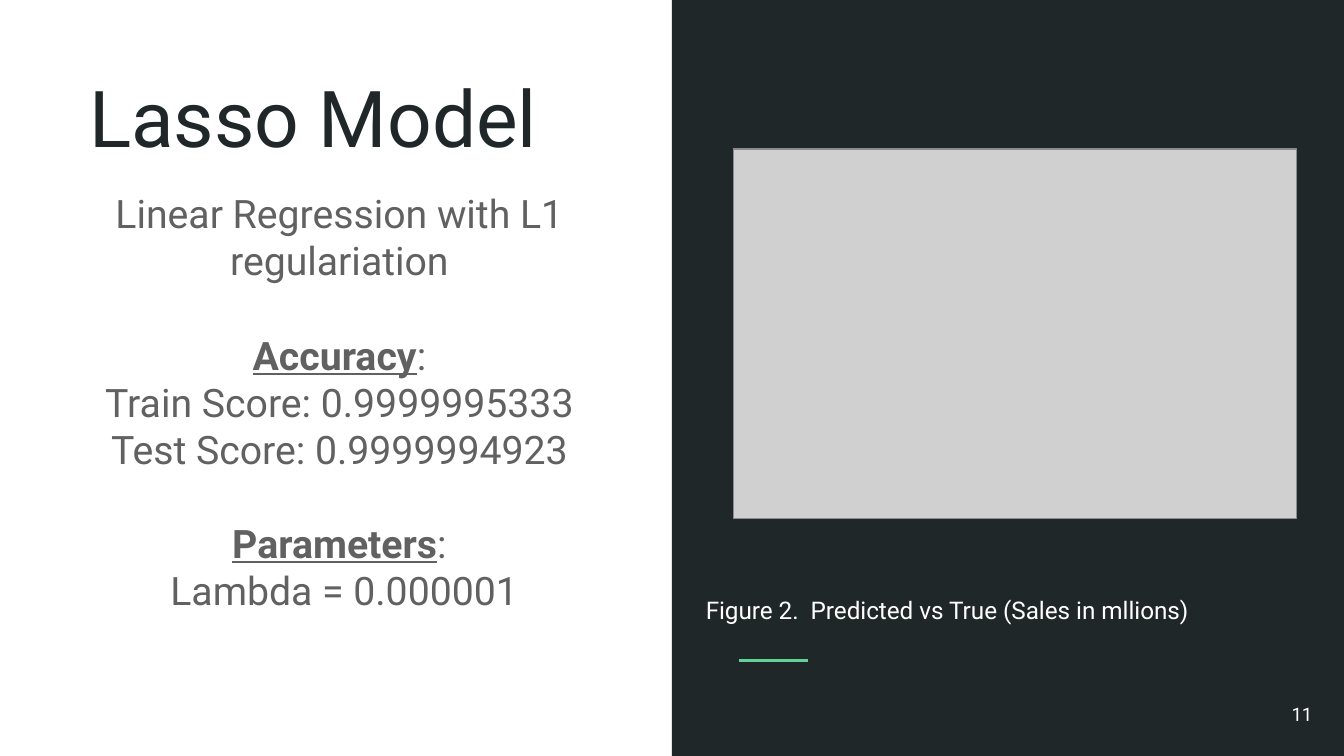
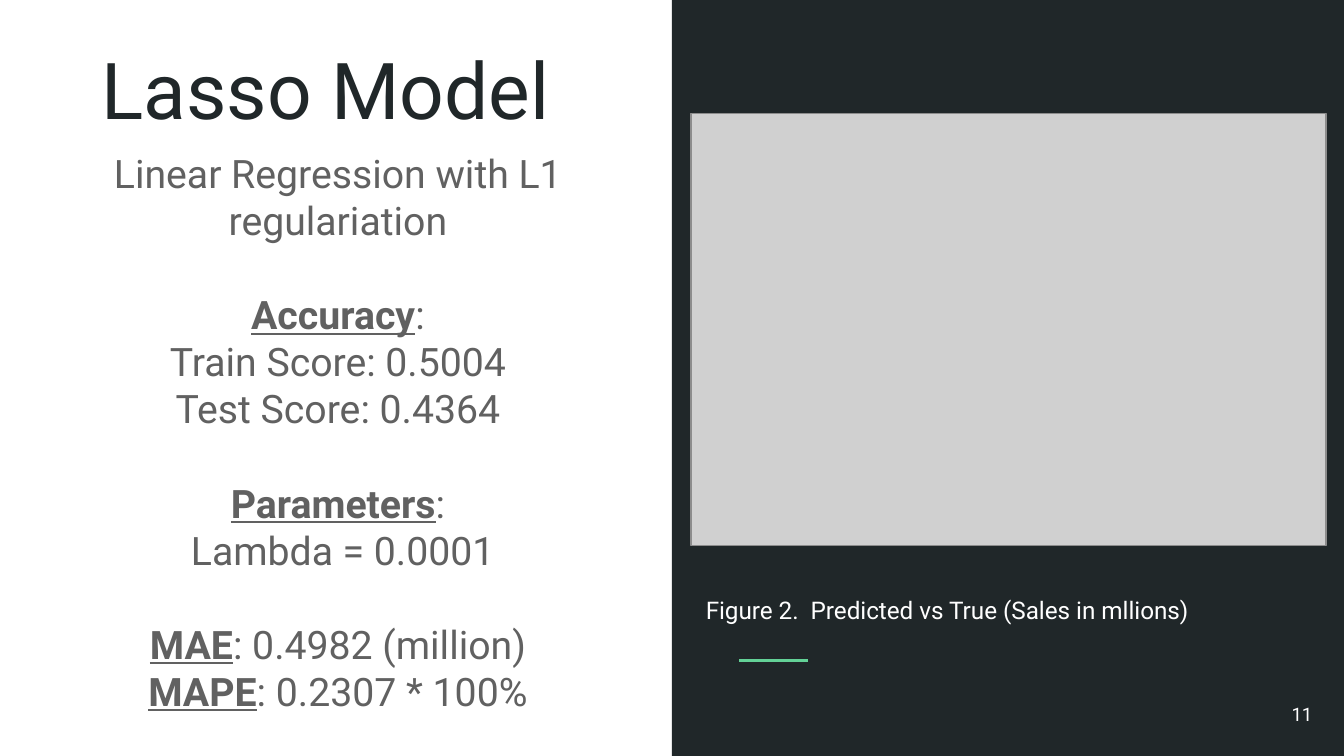
Before and after one commit to Ninjaneer1/VideoGameSalesPredictor, a slide deck: slide 11 of VideoGameSalesPredictor_PP.pptx. Drawn at 1344x756 pixels with LibreOffice and Linux fonts; fonts in the diff are those of the drawing; grey boxes stand for pictures. Boxes give left, top, right and bottom in pixels: in the first picture for what was removed or moved away, otherwise in the second. Text is boxed around its words. In the diff, an @@ line names an element or a change of style, - is before the commit and + after.

```diff
--- a/VideoGameSalesPredictor_PP.pptx
+++ b/VideoGameSalesPredictor_PP.pptx
@@ title "Lasso Model": place and size @@
-title "Lasso Model" at bbox=[89, 88, 537, 148]
+title "Lasso Model" at bbox=[102, 60, 549, 120]
@@ picture: place and size @@
-picture at bbox=[734, 149, 1297, 519]
+picture at bbox=[691, 114, 1325, 546]
@@ subtitle "Linear Regression with L1 regulariation": place and size @@
-subtitle "Linear Regression with L1 regulariation" at bbox=[105, 198, 574, 606]
+subtitle "Linear Regression with L1 regulariation" at bbox=[114, 158, 562, 711]
@@ subtitle at bbox=[170, 348, 505, 424]: text changed @@
-Train Score: 0.9999995333
-Test Score: 0.9999994923
+Train Score: 0.5004
+Test Score: 0.4364
@@ subtitle at bbox=[148, 535, 528, 711]: text changed @@
-Lambda = 0.000001
+Lambda = 0.0001
+MAE: 0.4982 (million)
+MAPE: 0.2307 * 100%
```
Also in this commit, not shown: 2 other slides changed, 1 slide added, 1 other file.
